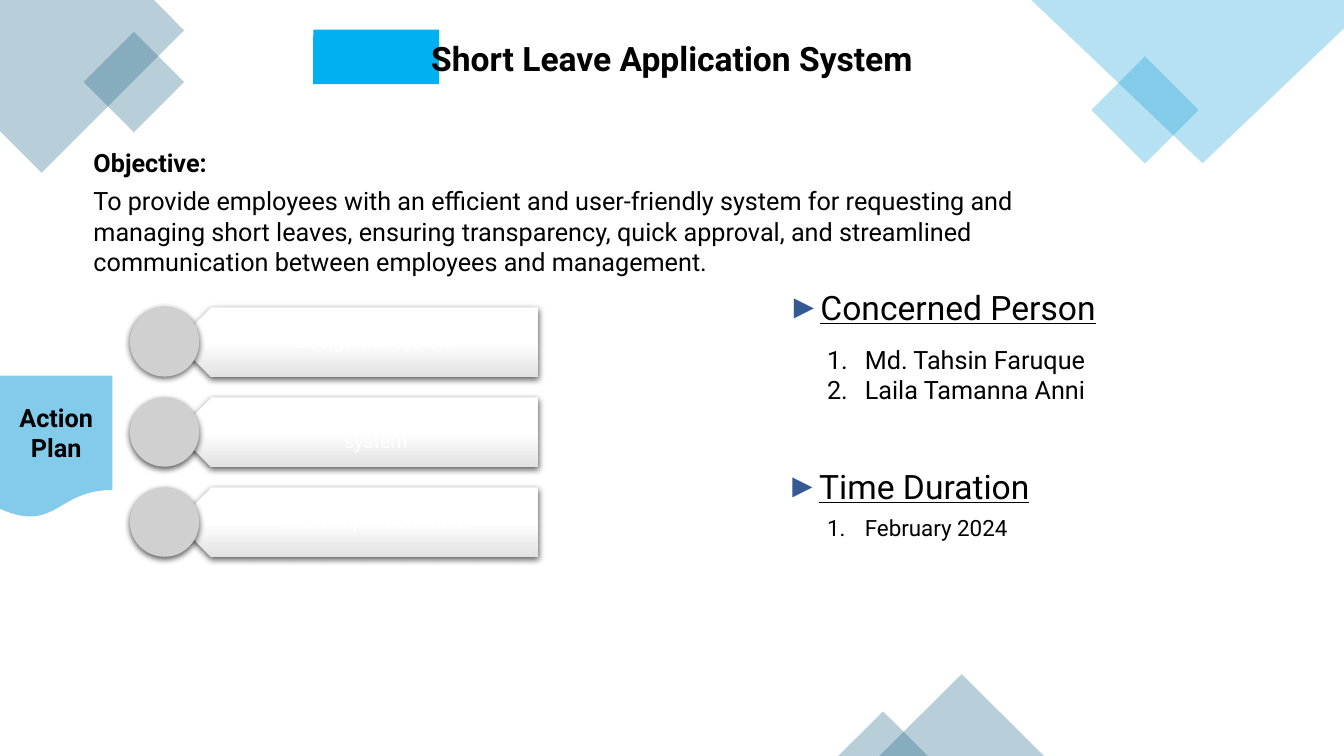
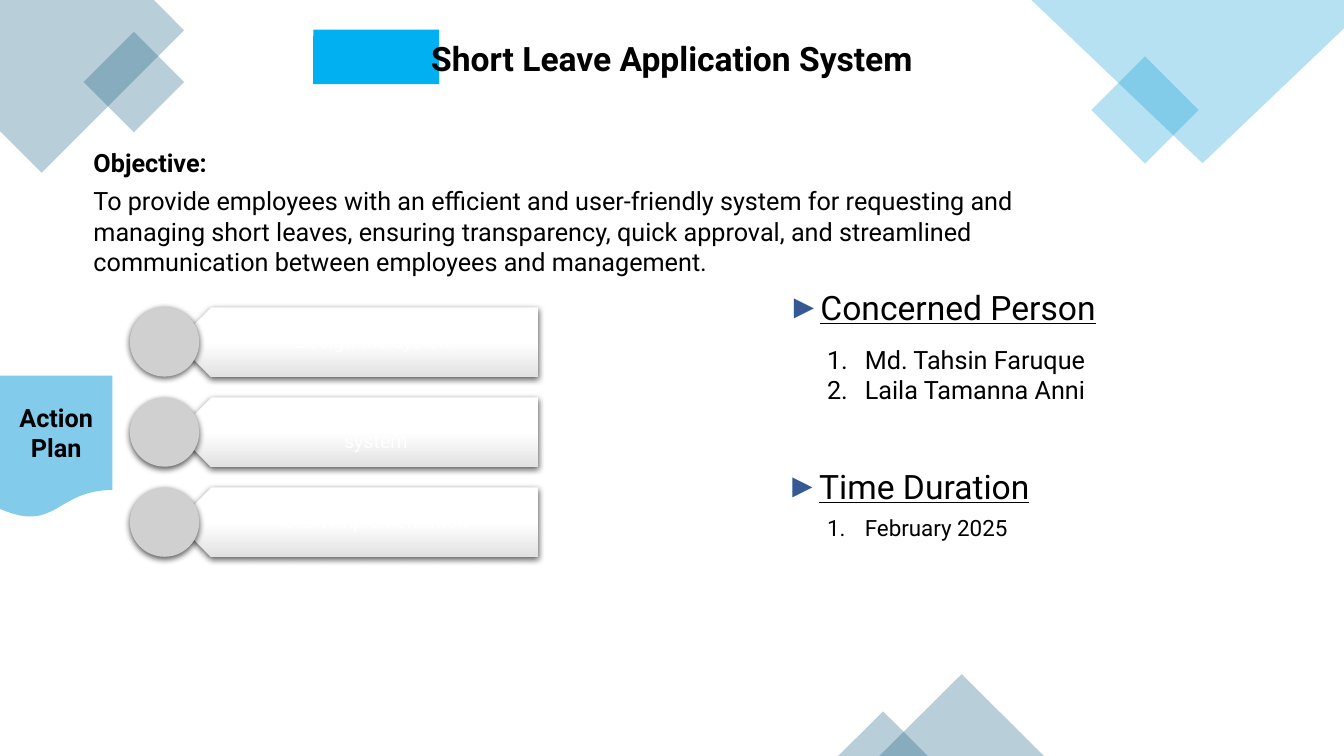
Before and after one commit to Merajul-Rahman/Technical-Writing, a slide deck: slide 7 of Others/Presentations/MIS & SD Goals 2025.pptx. Drawn at 1344x756 pixels with LibreOffice and Linux fonts; fonts in the diff are those of the drawing; grey boxes stand for pictures. Boxes give left, top, right and bottom in pixels: in the first picture for what was removed or moved away, otherwise in the second. Text is boxed around its words. In the diff, an @@ line names an element or a change of style, - is before the commit and + after.

```diff
--- a/Others/Presentations/MIS & SD Goals 2025.pptx
+++ b/Others/Presentations/MIS & SD Goals 2025.pptx
@@ text at (x1=865, y1=519, x2=1007, y2=541): text changed @@
-1. February 2024
+1. February 2025
```
Also in this commit, not shown: 6 other slides changed, 3 other files.
